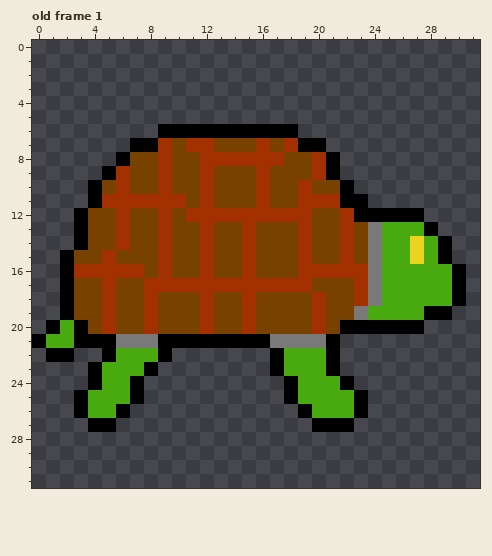
A pixel-art file gets an edit: assets/Turtle.aseprite. That is the earlier state.
32x32 pixels, 1 frame. Shown: old frame 1. The commit also changed other frames, which this record leaves out.
Now the later version:
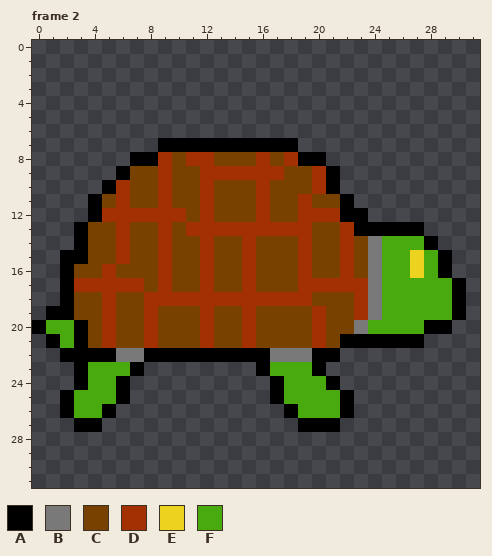
Palette (. is transparent): A #000000  B #797979  C #794100  D #a23000  E #ebd320  F #49aa10
A new or re-ordered frame is compared with the old frame closest to it.
From the commit log: Made a turtle animation!
Change:
frames 1 -> 3
Frame 2 is new; against old frame 1:
The edit adds colour A in row 19 at x 1 and 30; in row 20 at x 0 and 28 to 29; in row 21 at x 22 to 27; in row 22 at x 3 to 4 and 10 to 16; in row 23 at x 3 and 16; in row 24 at x 3 and 17.
The edit adds colour A in row 25 at x 2 and 17; in row 26 at x 2 and 18; in row 27 at x 3 and 19.
Colour B gives way to colour A in row 13 at x 24.
Colour C gives way to colour A in row 7 at x 10, 13 to 15 and 17; in row 8 at x 7 to 8 and 19; in row 10 at x 5 and 21; in row 12 at x 4; in row 13 at x 23; in row 15 at x 3.
Colour D gives way to colour A in row 7 at x 9, 11 to 12, 16 and 18; in row 8 at x 20; in row 9 at x 6; in row 12 at x 22.
Colour F gives way to colour A in row 13 at x 25 to 27; in row 14 at x 28; in row 16 at x 29; in row 21 at x 1; in row 22 at x 8 and 20; in row 23 at x 7 and 20.
Colour F gives way to colour A in row 24 at x 6 and 21; in row 25 at x 6 and 22; in row 26 at x 5 and 22.
Colour A gives way to colour B in row 20 at x 23; in row 22 at x 17.
Colour F gives way to colour B in row 19 at x 24; in row 22 at x 6 to 7 and 18 to 19.
Colour A gives way to colour C in row 20 at x 22; in row 21 at x 4, 9 to 11, 13 to 14, 16 and 21.
Colour B gives way to colour C in row 21 at x 6 to 7 and 17 to 19.
Colour D gives way to colour C in row 8 at x 13 to 15 and 17; in row 10 at x 19; in row 11 at x 5, 7 to 8, 10 and 20 to 21; in row 12 at x 11, 13 to 15 and 17 to 18; in row 15 at x 5; in row 16 at x 3 to 4, 6 to 7, 20 to 21 and 23.
Colour D gives way to colour C in row 17 at x 8, 10 to 11, 13 to 14 and 16 to 18; in row 18 at x 20.
Colour A gives way to colour D in row 21 at x 5, 12 and 15.
Colour B gives way to colour D in row 19 at x 23; in row 21 at x 8 and 20.
Colour C gives way to colour D in row 8 at x 11 and 18; in row 9 at x 13 to 15 and 17; in row 10 at x 20; in row 12 at x 5, 7 to 8, 10 and 20 to 21; in row 13 at x 11, 13 to 14 and 16 to 18; in row 15 at x 6.
Colour C gives way to colour D in row 17 at x 3 to 4, 6 to 7 and 20 to 22; in row 18 at x 9 to 11, 13 to 14 and 16 to 19.
Colour F gives way to colour E in row 16 at x 27.
Colour A gives way to colour F in row 19 at x 28 to 29; in row 20 at x 1 and 24 to 27; in row 23 at x 4 and 17; in row 24 at x 4 and 18; in row 25 at x 3 and 18; in row 26 at x 3 and 19.
Colour E gives way to colour F in row 14 at x 27.
The edit erases colour A in row 6 at x 9 to 18; in row 7 at x 7 to 8 and 19 to 20; in row 8 at x 6 and 21; in row 9 at x 5; in row 10 at x 4 and 22; in row 11 at x 23.
The edit erases colour A in row 12 at x 3 and 24 to 27; in row 13 at x 28; in row 14 at x 29; in row 16 at x 30; in row 21 at x 0; in row 22 at x 1.
The edit erases colour A in row 23 at x 8 and 21; in row 24 at x 7 and 22; in row 25 at x 7 and 23; in row 26 at x 6 and 23; in row 27 at x 5 and 22.
